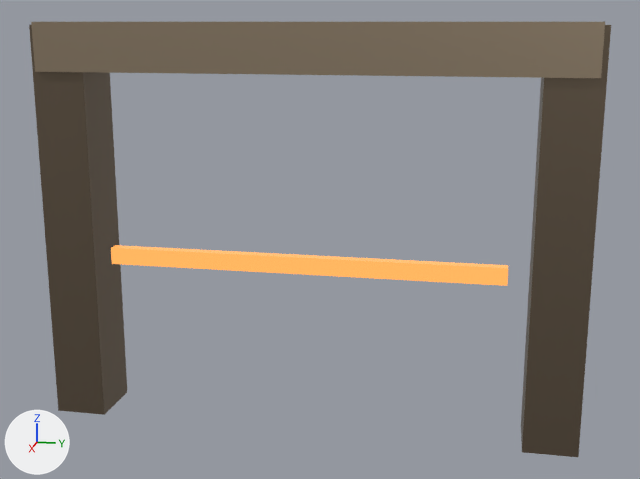
Two versions of the glTF model public/assets/models/environments/refinery-bulkhead-lod2.glb, one commit apart.
The view is the same before and after, from a 50 mm camera at (6.06, 1.29, 2.92) aimed at (0.02, 0.08, 1.41). Arrows for +X, +Y and +Z are at lower left; the lights stay in place. The first picture is the older version. Where no turn or scale is listed for an object, it has been applied to the vertices.

Objects in the first picture: 'refinery-bulkhead-cap', 'refinery-bulkhead-hazard', 'refinery-bulkhead-left', 'refinery-bulkhead-right'.
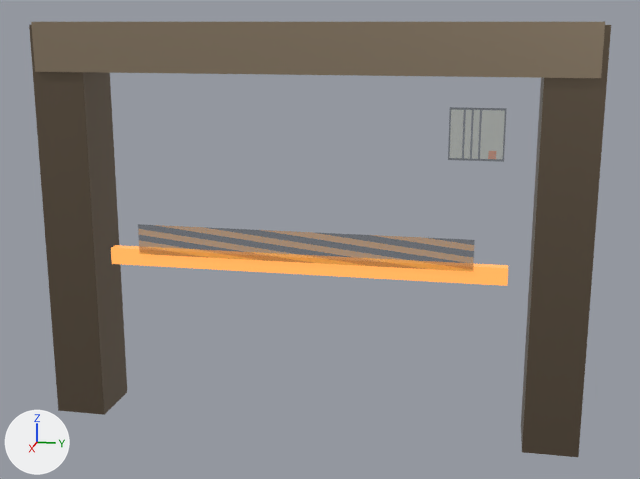
What changed in the scene script:
```text
Add img_p28_b6_refinery_route_decal_atlas:
    img_p28_b6_refinery_route_decal_atlas = load_image('p28-b6-refinery-route-decal-atlas', 'refinery-decal-atlas.png', 512, 512, 'sRGB')
Add mat_refinery_route_detail_atlas:
    mat_refinery_route_detail_atlas = bpy.data.materials.new('refinery-route-detail-atlas')
    # uses the picture img_p28_b6_refinery_route_decal_atlas
Add me_p28_b6_refinery_route_detail_atlas:
    me_p28_b6_refinery_route_detail_atlas.from_pydata(...)  # 8 vertices, 4 faces; spans x 0.3, y -1.28..1.48, z 1.3..2.43
    me_p28_b6_refinery_route_detail_atlas.materials.append(mat_refinery_route_detail_atlas)
Add ob_p28_b6_refinery_route_detail_atlas_bulkhead:
    ob_p28_b6_refinery_route_detail_atlas_bulkhead = bpy.data.objects.new('p28-b6-refinery-route-detail-atlas-bulkhead', me_p28_b6_refinery_route_detail_atlas)
    ob_p28_b6_refinery_route_detail_atlas_bulkhead.location = (0.0, 0.0, 0.0)
```

Boxes (x1, y1, x2, y2) around the edits, measured in the pictures (640 x 479 px):
'p28-b6-refinery-route-detail-atlas-bulkhead', added
    after: (138, 108, 506, 271)
